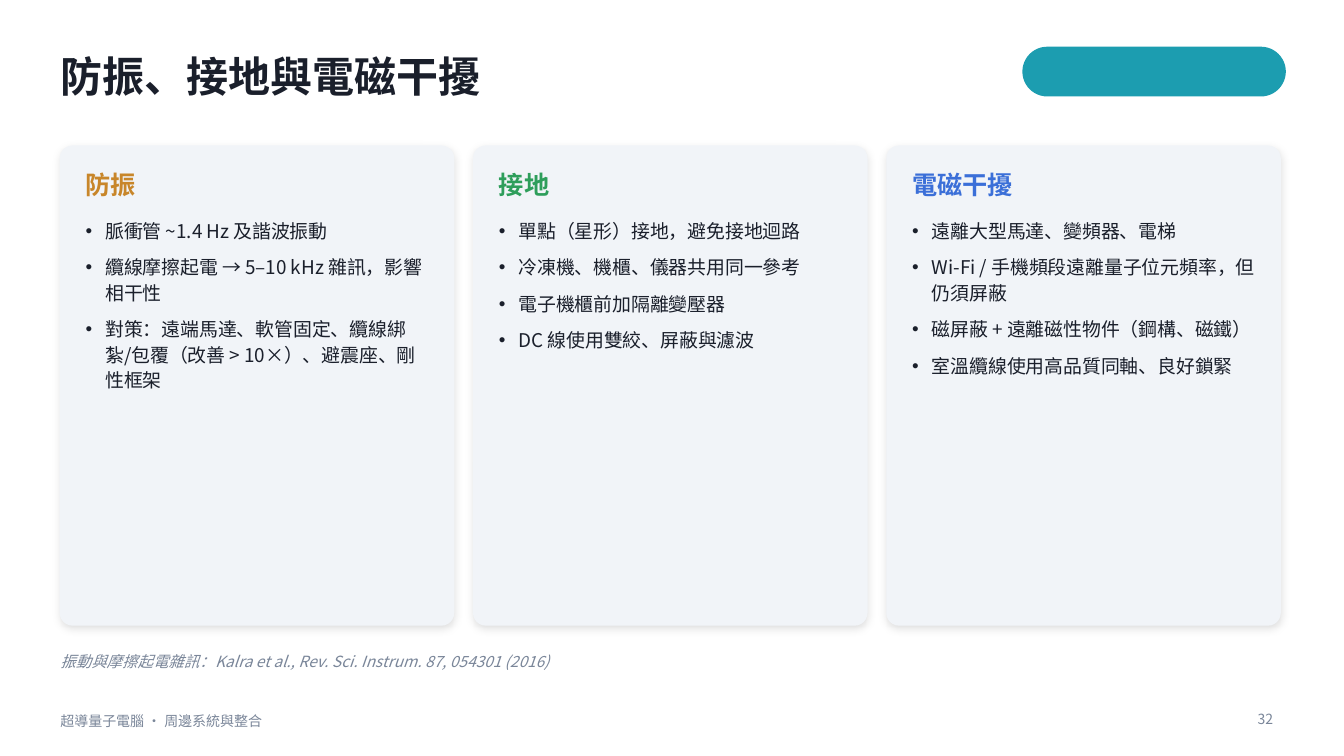
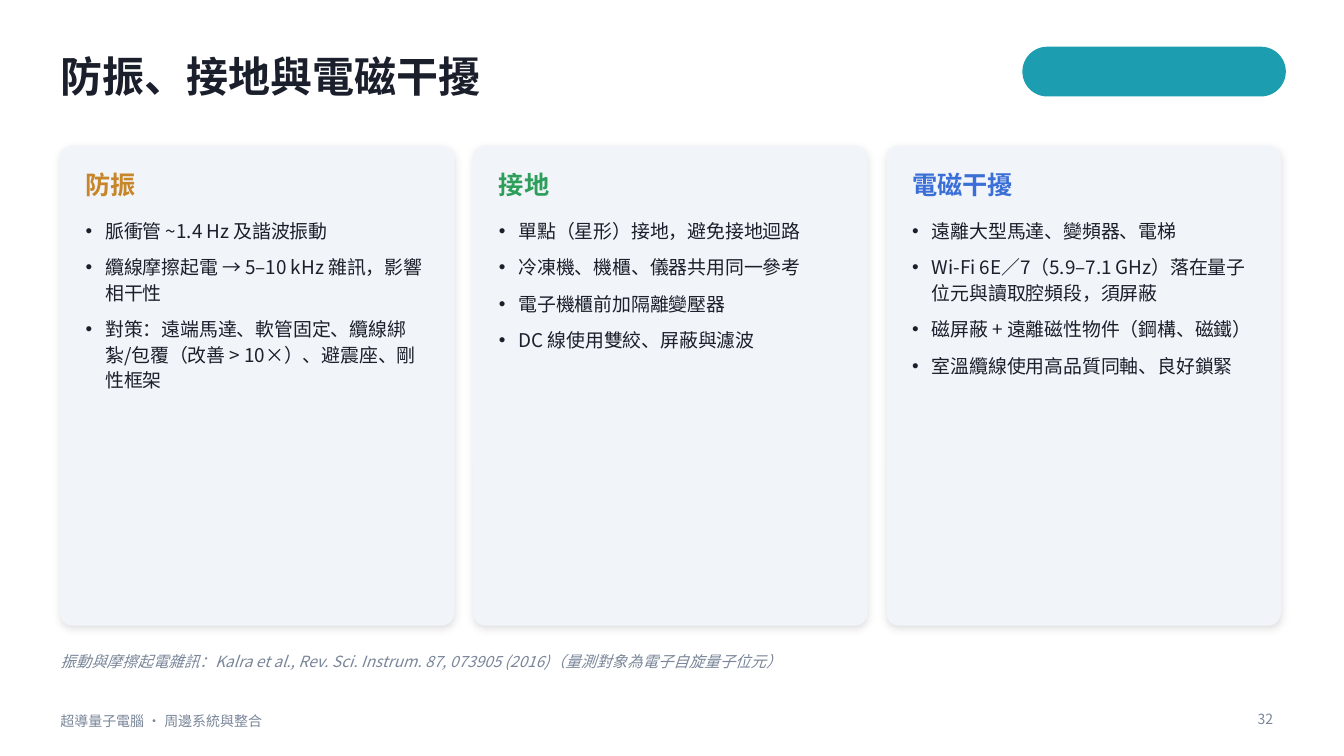
Before and after one commit to pcpcchen-coder/QuantumComputing, a slide deck: slide 32 of slides/QC_Peripheral_Systems_Talk.pptx. Drawn at 1344x756 pixels with LibreOffice and Linux fonts; fonts in the diff are those of the drawing. Boxes give left, top, right and bottom in pixels: in the first picture for what was removed or moved away, otherwise in the second. Text is boxed around its words. In the diff, an @@ line names an element or a change of style, - is before the commit and + after.

```diff
--- a/slides/QC_Peripheral_Systems_Talk.pptx
+++ b/slides/QC_Peripheral_Systems_Talk.pptx
@@ text at bbox=[932, 258, 1246, 302]: text changed @@
-• Wi-Fi / 手機頻段遠離量子位元頻率，但仍須屏蔽
+• Wi-Fi 6E／7（5.9–7.1 GHz）落在量子位元與讀取腔頻段，須屏蔽
@@ text at bbox=[60, 654, 782, 670]: text changed @@
-振動與摩擦起電雜訊：Kalra et al., Rev. Sci. Instrum. 87, 054301 (2016)
+振動與摩擦起電雜訊：Kalra et al., Rev. Sci. Instrum. 87, 073905 (2016)（量測對象為電子自旋量子位元）
```
Also in this commit, not shown: 1 other slide changed, 4 other files.
